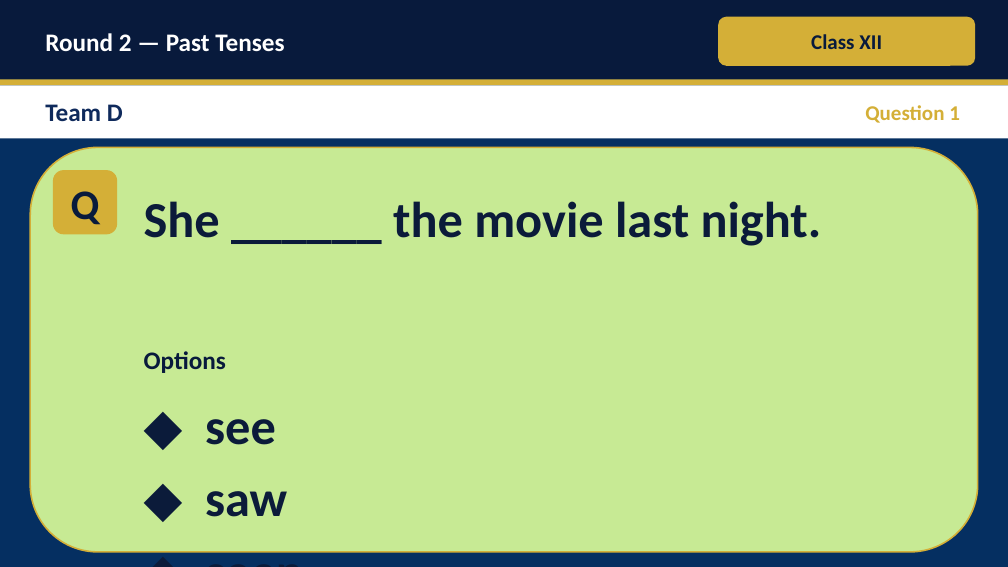
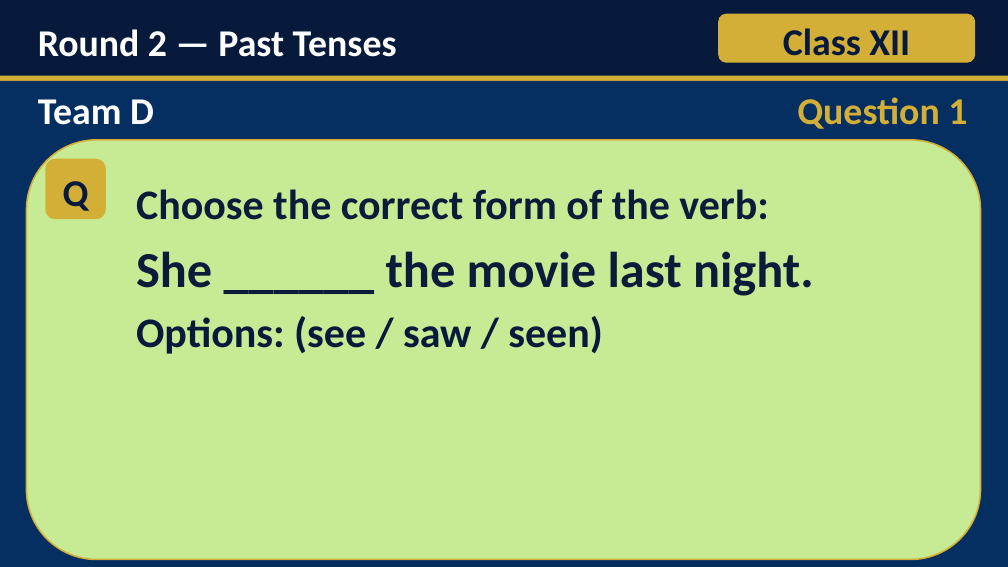
Before and after one commit to Jassi2821/Just_Learning, a slide deck: slide 25 of Inter_Branch_English_Grammar_Quiz.pptx. Drawn at 1008x567 pixels with LibreOffice and Linux fonts; fonts in the diff are those of the drawing. Boxes give left, top, right and bottom in pixels: in the first picture for what was removed or moved away, otherwise in the second. Text is boxed around its words. In the diff, an @@ line names an element or a change of style, - is before the commit and + after.

Commit message:
Rebuild quiz deck with exact verbatim questions and new font sizing
- Questions match source text exactly (instruction lines, hints, options)
- Headings: 36pt bold
- Instruction line (e.g. Fill in the blank...): 40pt bold
- Question text + options: 48pt bold
- 'Options' word: 40pt bold
- Background: #052F61, question card: #C7EA94
- Removed answer band and footer from question slides
- 67 slides total, all XML well-formed

```diff
--- a/Inter_Branch_English_Grammar_Quiz.pptx
+++ b/Inter_Branch_English_Grammar_Quiz.pptx
@@ text "Round 2 — Past Tenses": place and size @@
-text "Round 2 — Past Tenses" at box(45, 33, 284, 52)
+text "Round 2 — Past Tenses" at box(38, 29, 397, 57)
@@ text "Round 2 — Past Tenses" at box(38, 29, 397, 57): size 24 to 36 pt; line spacing 1 to 1.1 @@
@@ text "Class XII" at box(783, 28, 910, 65): size 20 to 36 pt; line spacing 1 to 1.1 @@
@@ rectangle: place and size @@
-rectangle at box(0, 79, 1008, 85)
+rectangle at box(0, 76, 1008, 81)
@@ rectangle: place and size @@
-rectangle at box(0, 85, 1008, 138)
+rectangle at box(0, 81, 1008, 134)
@@ rectangle at box(0, 81, 1008, 134): fill #FFFFFF to #052F61 @@
@@ text "Team D": place and size @@
-text "Team D" at box(45, 104, 123, 121)
+text "Team D" at box(38, 99, 154, 125)
@@ text "Team D" at box(38, 99, 154, 125): size 24 to 36 pt, text colour #0F2A5C to #FFFFFF; line spacing 1 to 1.1 @@
@@ text "Question 1" at box(797, 97, 967, 129): size 20 to 36 pt; line spacing 1 to 1.1 @@
@@ rounded rectangle: place and size @@
-rounded rectangle at box(30, 147, 978, 552)
+rounded rectangle at box(26, 140, 981, 560)
@@ text "Q": place and size @@
-text "Q" at box(71, 191, 100, 225)
+text "Q" at box(63, 181, 89, 211)
@@ text "Q" at box(63, 181, 89, 211): size 40 to 36 pt; line spacing 1 to 1.1 @@
@@ rounded rectangle: place and size @@
-rounded rectangle at box(53, 170, 117, 234)
+rounded rectangle at box(45, 159, 106, 219)
@@ text "Choose the correct form of ...": place and size @@
-text "Choose the correct form of ..." at box(144, 201, 822, 246)
+text "Choose the correct form of ..." at box(136, 189, 814, 354)
@@ text at box(136, 189, 769, 220): paragraph added @@
+Choose the correct form of the verb:
@@ text at box(136, 316, 602, 354): paragraph added @@
+Options: (see / saw / seen)
@@ text removed at box(144, 351, 226, 373) @@
-Options
@@ text removed at box(205, 419, 287, 517) @@
-◆ see
-◆ saw
-◆ seen
```
Also in this commit, not shown: 66 other slides changed, 2 other files.
